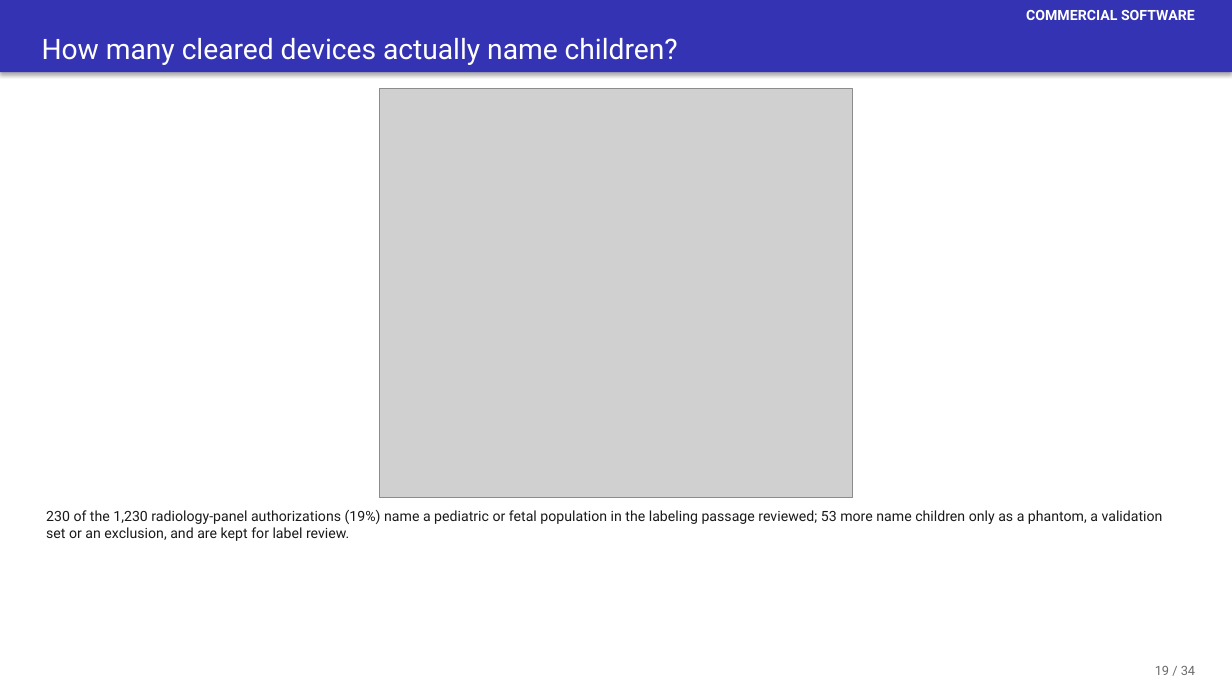
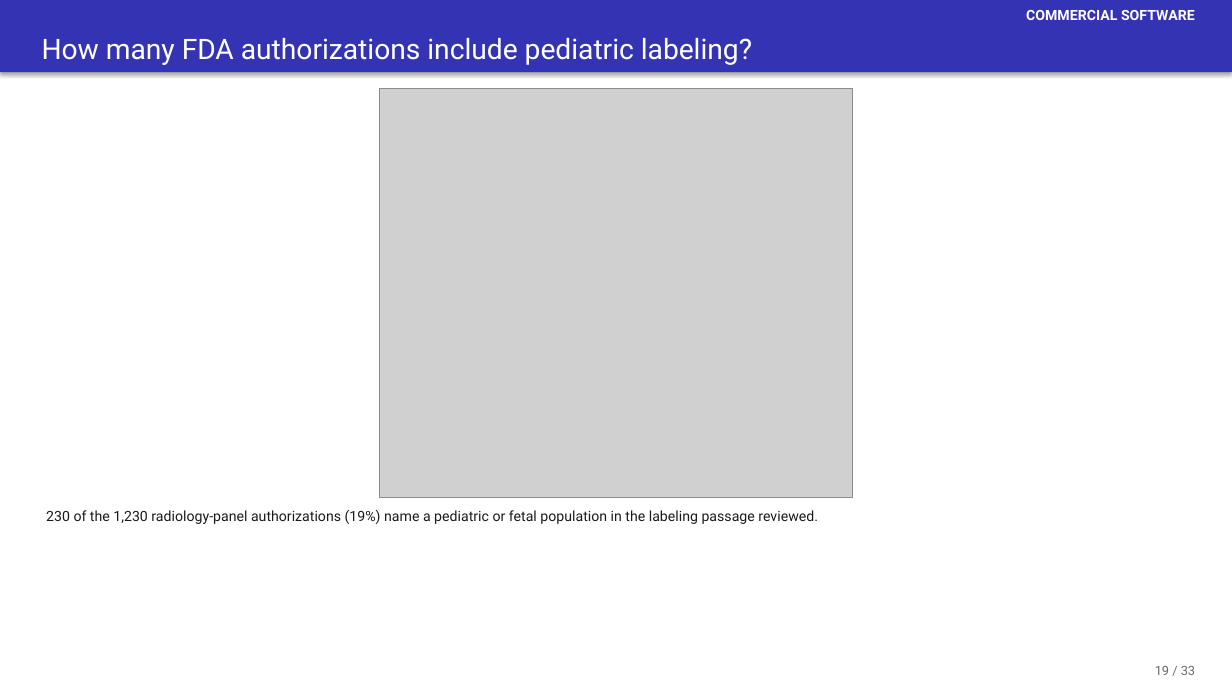
Before and after one commit to josephrich98/pediatric_radiology_ai, a slide deck: slide 46 of slides/pedrad_ai_slides.pptx. Drawn at 1232x693 pixels with LibreOffice and Linux fonts; fonts in the diff are those of the drawing; grey boxes stand for pictures. Boxes give left, top, right and bottom in pixels: in the first picture for what was removed or moved away, otherwise in the second. Text is boxed around its words. In the diff, an @@ line names an element or a change of style, - is before the commit and + after.

```diff
--- a/slides/pedrad_ai_slides.pptx
+++ b/slides/pedrad_ai_slides.pptx
@@ text in rectangle at <box>42,38,752,65</box>: text changed @@
-How many cleared devices actually name children?
+How many FDA authorizations include pediatric labeling?
@@ text at <box>46,510,818,524</box>: text changed @@
-230 of the 1,230 radiology-panel authorizations (19%) name a pediatric or fetal population in the labeling passage reviewed; 53 more name children only as a phantom, a validation set or an exclusion, and are kept for label review.
+230 of the 1,230 radiology-panel authorizations (19%) name a pediatric or fetal population in the labeling passage reviewed.
@@ text at <box>1155,666,1195,675</box>: text changed @@
-19 / 34
+19 / 33
```
Also in this commit, not shown: 37 other slides changed, 2 slides added, 1 slide removed, 3 other files.
